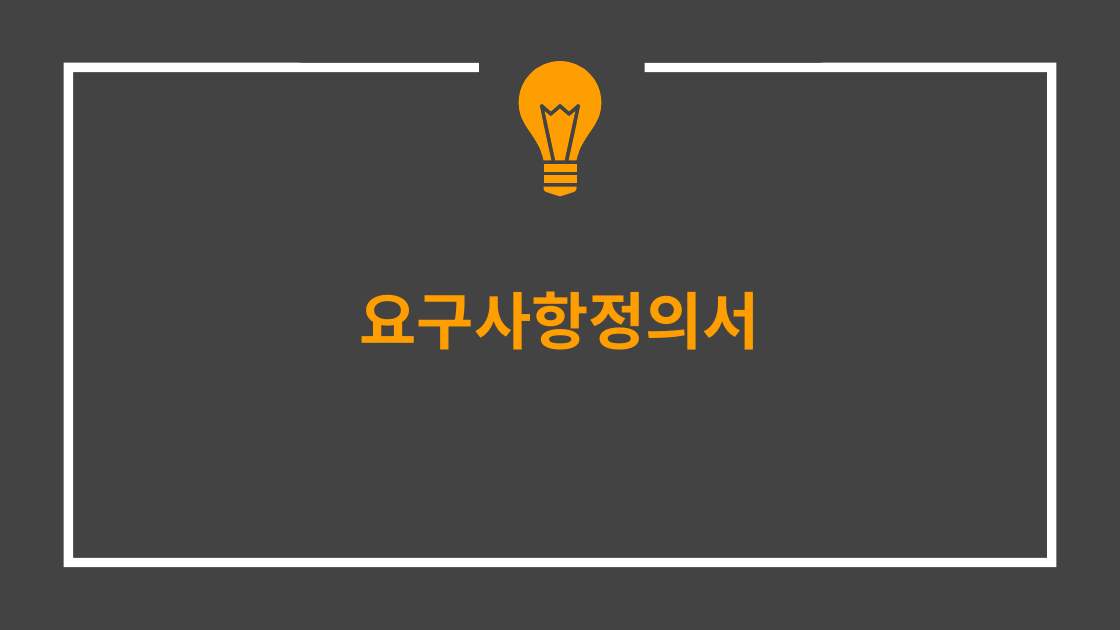
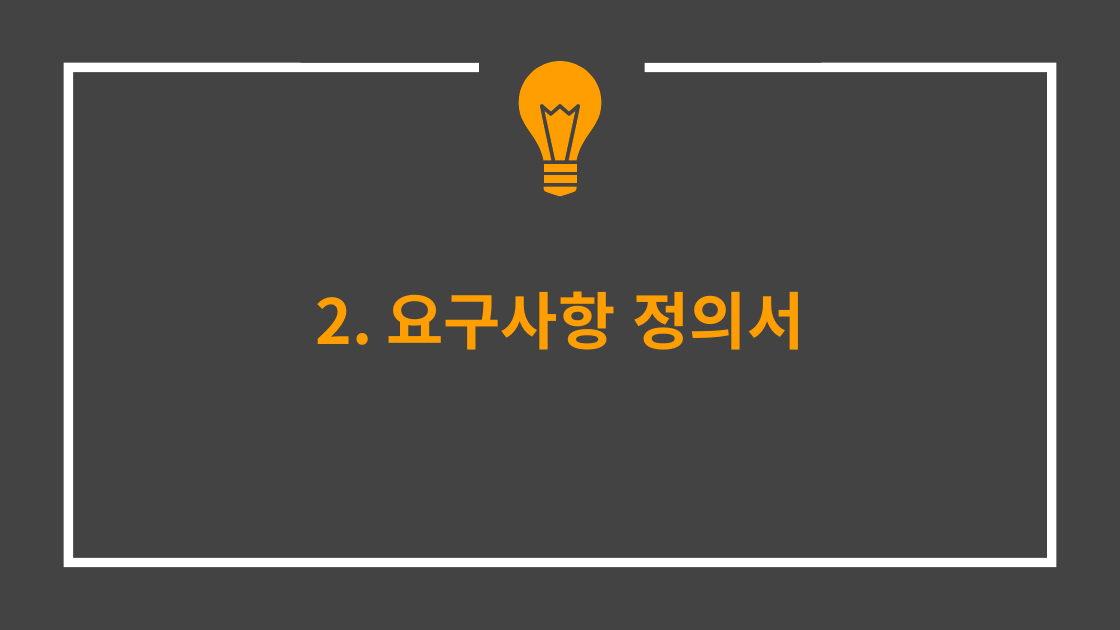
Before and after one commit to hhsw07/ezen-academy-projects, a slide deck: slide 7 of 0 발표용 파워포인트/0515 2차발표/0515 project06 - 파워포인트 종합.pptx (slide 6 before the commit). Drawn at 1120x630 pixels with LibreOffice and Linux fonts; fonts in the diff are those of the drawing. Boxes give left, top, right and bottom in pixels: in the first picture for what was removed or moved away, otherwise in the second. Text is boxed around its words. In the diff, an @@ line names an element or a change of style, - is before the commit and + after.

```diff
--- a/0 발표용 파워포인트/0515 2차발표/0515 project06 - 파워포인트 종합.pptx
+++ b/0 발표용 파워포인트/0515 2차발표/0515 project06 - 파워포인트 종합.pptx
@@ title at bbox=[316, 291, 805, 350]: text changed @@
-요구사항정의서
+2. 요구사항 정의서
```
Also in this commit, not shown: 7 other slides changed, 15 slides added, 13 slides removed.
